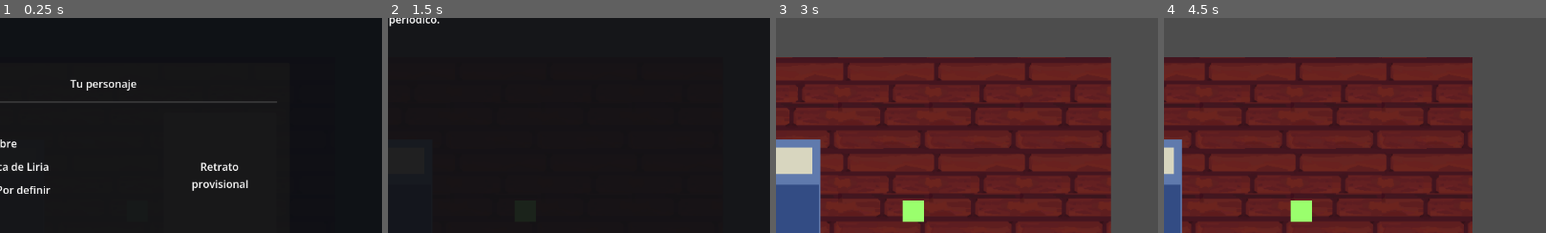
Above: before the commit, frames 1-4 (left to right).
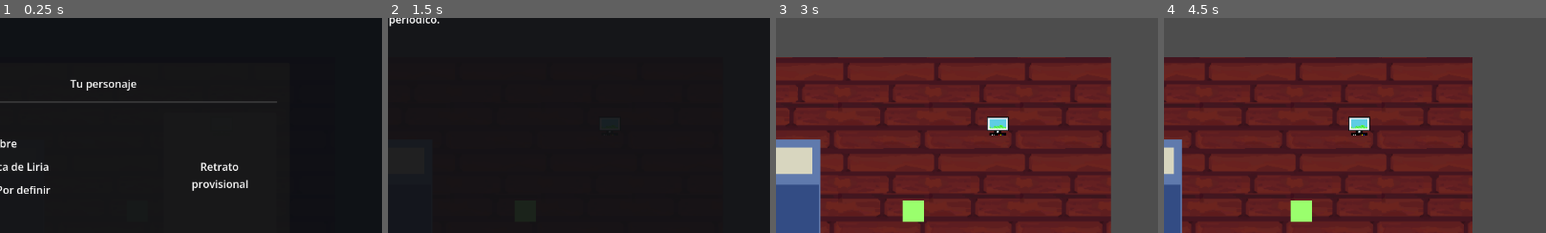
Above: after the commit, the same moments.

Repository: JBBP-stack/Eurasia
Game: Godot game, scene res://escenas/habitacion/habitacion1.tscn
The game is run twice, just before and just after one commit, with the same random seed, the same clock (stepped at 60 frames per second) and the same inputs.
Inputs:
- Up to frame 1 (0.25 s): no input
- Up to frame 2 (1.5 s): click "Comenzar partida" at 0.5 s; click "Buzón: 0 por leer" at 1.25 s
- Up to frame 3 (3 s): click "Dormir" at 2 s; click "Cerrar" at 2.75 s
- Up to frame 4 (4.5 s): click "Dormir" at 3.5 s; tap Enter at 4.25 s; hold Right (ui_right) from 4.28 s (still down); tap E at 4.35 s
The pictures show only the part of the screen within x 36-86%, y 10-60%; the shares and areas given below are measured in that part.

The runs differ from the first frame. In frame 3, 0.5% of the frame differs, in the area x 55-61%, y 45-55%; in frame 4, 0.5%.

Commit message:
Añadido ordenador para implementar funcionalidad con Claude

Diff:
--- /dev/null
+++ b/godot/escenas/habitacion/Portatil.gd
@@ -0,0 +1,54 @@
+extends Area2D
+## Interacción provisional que comprueba si el análisis diario está desbloqueado.
+
+@onready var _indicador: Label = $Indicador
+var _jugador_cerca: bool = false
+
+
+func _ready() -> void:
+	body_entered.connect(_al_entrar_en_rango)
+	body_exited.connect(_al_salir_del_rango)
+	NoticiasManager.noticias_actualizadas.connect(_actualizar_indicador)
+	_actualizar_indicador(0)
+
+
+func _al_entrar_en_rango(cuerpo: Node2D) -> void:
+	if cuerpo is CharacterBody2D:
+		_jugador_cerca = true
+		_actualizar_indicador(0)
+
+
+func _al_salir_del_rango(cuerpo: Node2D) -> void:
+	if cuerpo is CharacterBody2D:
+		_jugador_cerca = false
+		_actualizar_indicador(0)
+
+
+func _actualizar_indicador(_cantidad: int) -> void:
+	_indicador.visible = _jugador_cerca
+	if not _jugador_cerca:
+		return
+	if NoticiasManager.puede_analizar_noticias_hoy():
+		_indicador.text = "E: consultar análisis"
+	else:
+		_indicador.text = "E: estado del análisis"
+
+
+func _unhandled_input(event: InputEvent) -> void:
+	if not _jugador_cerca:
+		return
+	if event is InputEventKey and event.pressed and not event.echo and event.keycode == KEY_E:
+		_consultar_estado()
+		get_viewport().set_input_as_handled()
+
+
+func _consultar_estado() -> void:
+	var hud := get_tree().get_first_node_in_group("hud_habitacion")
+	if hud == null:
+		push_warning("No se encontró el HUD para mostrar el estado del análisis.")
+		return
+
+	if NoticiasManager.puede_analizar_noticias_hoy():
+		hud.call("mostrar_mensaje_temporal", "Análisis desbloqueado. La integración con Claude está pendiente.")
+	else:
+		hud.call("mostrar_mensaje_temporal", NoticiasManager.motivo_analisis_no_disponible())
--- /dev/null
+++ b/godot/escenas/habitacion/Portatil.tscn
@@ -0,0 +1,31 @@
+[gd_scene format=3]
+
+[ext_resource type="Script" path="res://escenas/habitacion/Portatil.gd" id="1_portatil"]
+[ext_resource type="Texture2D" uid="uid://be1eql5n6x4j1" path="res://assets/objetos/ordenador.png" id="2_ordenador"]
+
+[sub_resource type="CircleShape2D" id="CircleShape2D_rango"]
+radius = 48.0
+
+[node name="Portatil" type="Area2D"]
+position = Vector2(190, 55)
+collision_layer = 0
+collision_mask = 1
+script = ExtResource("1_portatil")
+
+[node name="Rango" type="CollisionShape2D" parent="."]
+shape = SubResource("CircleShape2D_rango")
+
+[node name="Ordenador" type="Sprite2D" parent="."]
+texture = ExtResource("2_ordenador")
+scale = Vector2(0.16, 0.16)
+
+[node name="Indicador" type="Label" parent="."]
+offset_left = -80.0
+offset_top = -46.0
+offset_right = 80.0
+offset_bottom = -20.0
+theme_override_colors/font_color = Color(1, 1, 1, 1)
+theme_override_font_sizes/font_size = 10
+text = "E: consultar portátil"
+horizontal_alignment = 1
+visible = false
--- a/godot/escenas/habitacion/habitacion1.tscn
+++ b/godot/escenas/habitacion/habitacion1.tscn
@@ -9,6 +9,7 @@
 [ext_resource type="PackedScene" path="res://escenas/interfaces/HUDHabitacion.tscn" id="5_hud"]
 [ext_resource type="PackedScene" path="res://escenas/habitacion/Buzon.tscn" id="6_buzon"]
 [ext_resource type="PackedScene" path="res://escenas/habitacion/Cama.tscn" id="7_cama"]
+[ext_resource type="PackedScene" path="res://escenas/habitacion/Portatil.tscn" id="8_portatil"]
 
 [sub_resource type="TileSetAtlasSource" id="TileSetAtlasSource_7r0pk"]
 texture = ExtResource("2_xym36")
@@ -311,6 +312,8 @@
 [node name="Cama" parent="." unique_id=1020421977 instance=ExtResource("7_cama")]
 position = Vector2(34, 100)
 
+[node name="Portatil" parent="." instance=ExtResource("8_portatil")]
+
 [node name="Jugador" parent="." unique_id=1196908318 instance=ExtResource("3_xym36")]
 position = Vector2(100, 100)
 
--- a/godot/sistemas/NoticiasManager.gd
+++ b/godot/sistemas/NoticiasManager.gd
@@ -148,13 +148,27 @@
 
 
 func puede_analizar_noticias_hoy() -> bool:
-	if not _reparto_finalizado:
+	var programadas := obtener_noticias_hoy()
+	if programadas.is_empty() or not _reparto_finalizado:
 		return false
-	for noticia in obtener_noticias_hoy():
+	for noticia in programadas:
 		var noticia_id := str(noticia.get("id", ""))
 		if not entregadas.has(noticia_id) or not recogidas.has(noticia_id):
 			return false
 	return true
+
+
+func motivo_analisis_no_disponible() -> String:
+	var programadas := obtener_noticias_hoy()
+	if programadas.is_empty():
+		return "Hoy no hay noticias que analizar."
+	if not _reparto_finalizado:
+		return "Espera a que termine el reparto de noticias."
+	for noticia in programadas:
+		var noticia_id := str(noticia.get("id", ""))
+		if not recogidas.has(noticia_id):
+			return "Recoge todos los periódicos del día en el buzón."
+	return ""
 
 
 func marcar_leida(noticia_id: String) -> void:
Not shown, added: godot/escenas/habitacion/Portatil.gd.uid
Not shown, changed: docs/EURASIA_SEGUIMIENTO.md
